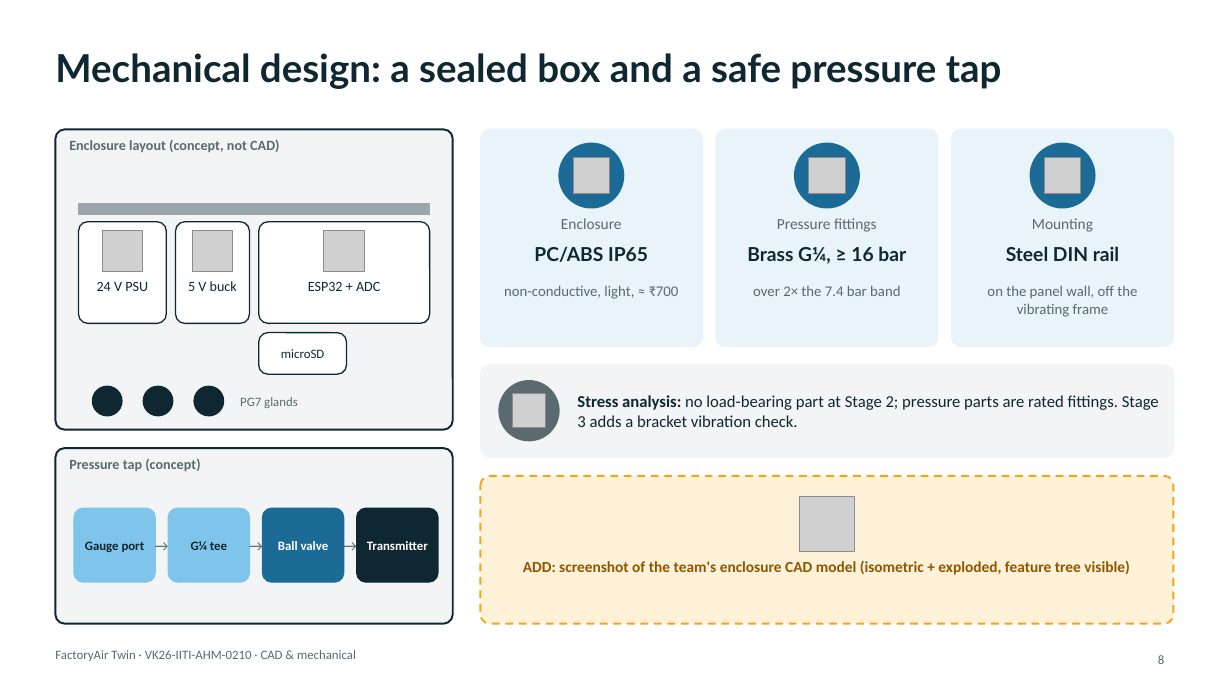
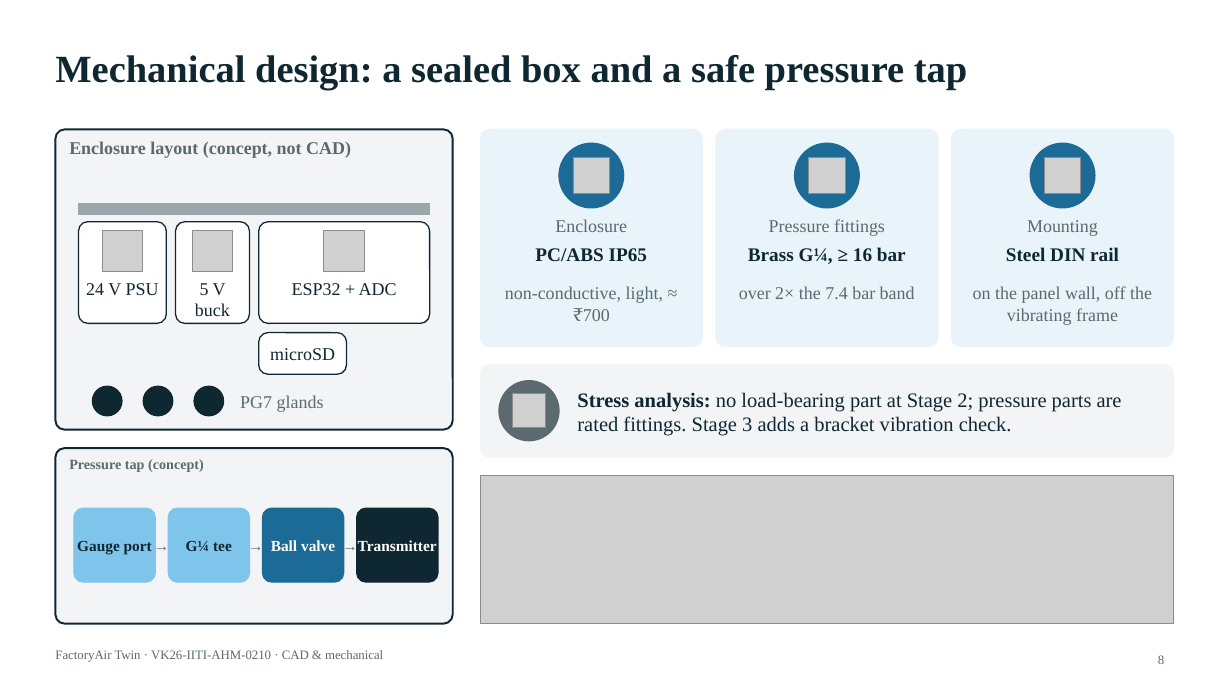
Before and after one commit to Suheerthan/FactoryAirTwin, a slide deck: slide 8 of submission/FactoryAirTwin_Vishwakarma_Stage2.pptx. Drawn at 1232x693 pixels with LibreOffice and Linux fonts; fonts in the diff are those of the drawing; grey boxes stand for pictures. Boxes give left, top, right and bottom in pixels: in the first picture for what was removed or moved away, otherwise in the second. Text is boxed around its words. In the diff, an @@ line names an element or a change of style, - is before the commit and + after.

```diff
--- a/submission/FactoryAirTwin_Vishwakarma_Stage2.pptx
+++ b/submission/FactoryAirTwin_Vishwakarma_Stage2.pptx
@@ size 12 to 14 pt, font Calibri to Times New Roman in 3 elements at bbox=[555, 219, 627, 232], bbox=[769, 219, 885, 236], bbox=[1027, 220, 1098, 236] @@
@@ font Lato to Times New Roman in 4 elements at bbox=[55, 55, 967, 90], bbox=[535, 248, 647, 262], bbox=[748, 247, 906, 264], bbox=[1006, 247, 1119, 261] @@
@@ size 11 to 14 pt, font Calibri to Times New Roman in 4 elements at bbox=[69, 141, 351, 158], bbox=[86, 283, 159, 295], bbox=[195, 283, 230, 316], bbox=[292, 283, 397, 295] @@
@@ size 11.5 to 14 pt, font Calibri to Times New Roman in 3 elements at bbox=[505, 286, 663, 321], bbox=[739, 286, 915, 299], bbox=[973, 286, 1152, 325] @@
@@ text "microSD" at bbox=[270, 348, 335, 360]: size 10 to 14 pt, font Calibri to Times New Roman @@
@@ text "PG7 glands" at bbox=[240, 395, 324, 412]: size 10 to 14 pt, font Calibri to Times New Roman @@
@@ text "Stress analysis: no load-bearing part ..." at bbox=[577, 392, 1122, 436]: size 13 to 16 pt, font Calibri to Times New Roman @@
@@ rounded rectangle removed at bbox=[481, 476, 1174, 624] @@
@@ picture added at bbox=[481, 476, 1174, 624] @@
@@ size 10 to 12 pt, font Calibri to Times New Roman in 4 elements at bbox=[77, 541, 152, 555], bbox=[186, 541, 232, 551], bbox=[271, 540, 335, 551], bbox=[342, 539, 436, 555] @@
@@ picture removed at bbox=[799, 496, 855, 552] @@
@@ text removed at bbox=[523, 560, 1129, 575] @@
-ADD: screenshot of the team's enclosure CAD model (isometric + exploded, feature tree visible)
@@ font Calibri to Times New Roman in 6 elements at bbox=[55, 650, 383, 662], bbox=[69, 459, 204, 472], bbox=[153, 522, 170, 568], bbox=[248, 522, 264, 568], bbox=[342, 522, 359, 568], bbox=[1158, 655, 1164, 664] @@
```
Also in this commit, not shown: 15 other slides changed, 7 other files.
